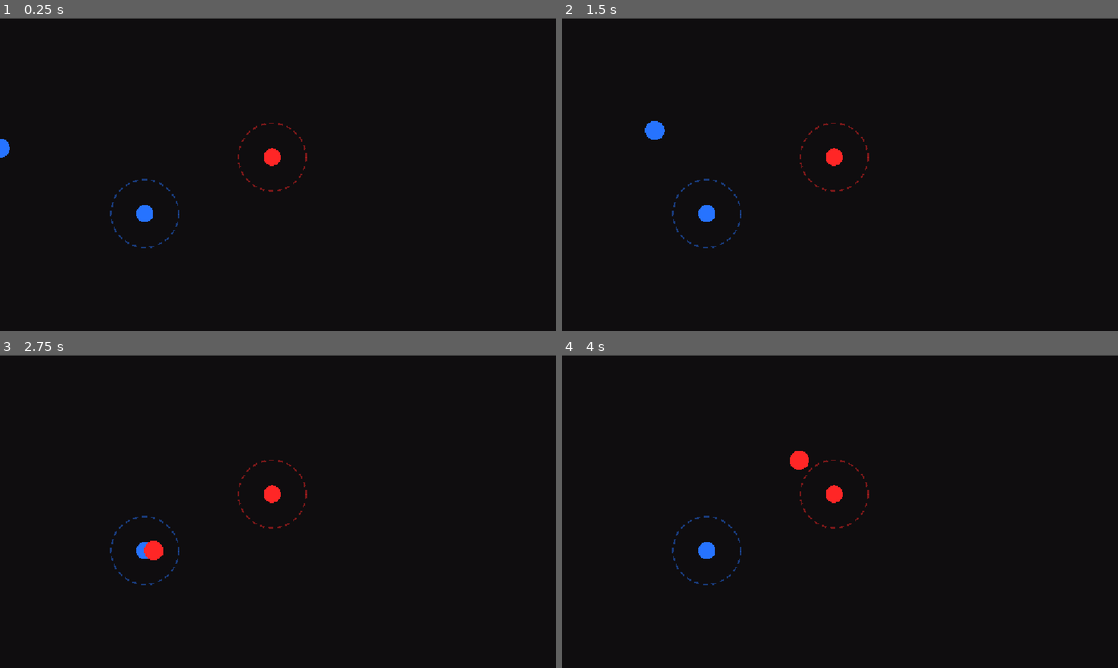
Above: before the commit, frames 1-4 (two rows, left to right).
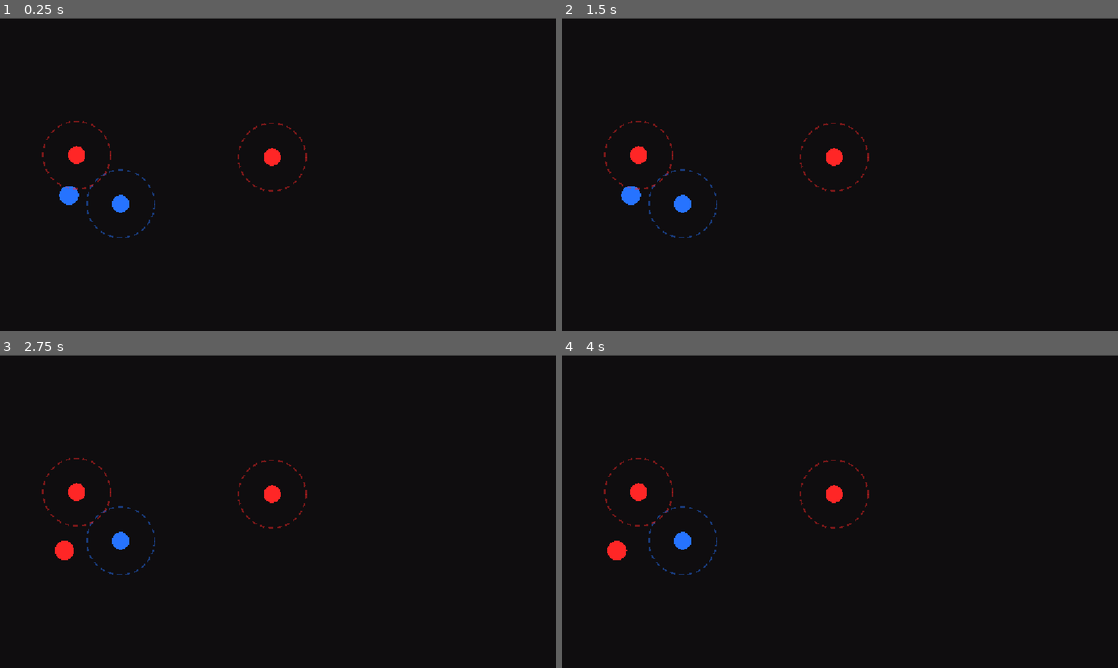
Above: after the commit, the same moments.

Repository: e-neuf/summer-summit-game-jam
Game: Godot game, scene res://levels/Level1.tscn
Two runs of this game, one before a commit and one after it. Both use one fixed random seed, a clock stepped at 60 frames per second and the inputs below. The engine's default icon, where the game draws it, is replaced by a stand-in: a white triangle on a blue panel in a dark square.
Inputs (mouse positions are in pixels of both pictures, inside the frame that each line leads up to):
- Up to frame 1 (0.25 s): no input
- Up to frame 2 (1.5 s): move the mouse to (962, 158) at 0.52 s; press the mouse at (962, 158) at 0.53 s; hold Right (move_right) from 0.53 s (still down); tap W (jump) at 0.77, 0.8, 1.07, 1.35 s; move the mouse to (728, 190) at 1.27 s; release the mouse at (728, 190) at 1.28 s
- Up to frame 3 (2.75 s): tap W (jump) at 1.52, 1.82, 2.3 s; click (166, 527) at 1.55 s; move the mouse to (333, 442) at 2.02 s; release Right (move_right) at 2.03 s; hold Left (move_left) from 2.03 s (still down); tap Space (flip_polarity) at 2.1 s; click (333, 442) at 2.17 s
- Up to frame 4 (4 s): move the mouse to (812, 574) at 2.77 s; release Left (move_left) at 2.78 s; hold Right (move_right) from 2.78 s (still down); click (812, 574) at 2.85 s; tap W (jump) at 3.02, 3.32, 3.77, 3.8 s; move the mouse to (1006, 558) at 3.52 s; press the mouse at (1006, 558) at 3.53 s

The runs differ from the first frame. In frame 1, 0.9% of the frame differs, in the area x 0-33%, y 32-74%; in frame 2, 1.0%; in frame 3, 1.0%; in frame 4, 1.0%, in the area x 7-45%, y 30-74%.

Commit message:
Working on mouse click

Diff:
--- a/Object_Scenes[for duplication]/magentic_poles.tscn
+++ b/Object_Scenes[for duplication]/magentic_poles.tscn
@@ -28,3 +28,5 @@
 
 [connection signal="body_entered" from="." to="." method="_on_body_entered"]
 [connection signal="body_exited" from="." to="." method="_on_body_exited"]
+[connection signal="mouse_entered" from="." to="." method="_on_mouse_entered"]
+[connection signal="mouse_exited" from="." to="." method="_on_mouse_exited"]
--- a/levels/Level1.tscn
+++ b/levels/Level1.tscn
@@ -27,17 +27,23 @@
 script = ExtResource("3_bgmood")
 
 [node name="Magentic Poles" parent="." unique_id=1547105525 instance=ExtResource("2_2j4y6")]
-position = Vector2(300, 405)
+position = Vector2(250, 385)
 
 [node name="Magentic Poles2" parent="." unique_id=955959510 instance=ExtResource("2_2j4y6")]
 position = Vector2(564, 288)
 polarity = -1
 
 [node name="Main Character" parent="." unique_id=273780980 instance=ExtResource("3_ohbkr")]
-position = Vector2(0, 250)
+position = Vector2(143, 367)
 
 [node name="Floor" type="StaticBody2D" parent="." unique_id=29915134]
 position = Vector2(0, 450)
 
 [node name="CollisionShape2D" type="CollisionShape2D" parent="Floor" unique_id=594413981]
 shape = SubResource("RectangleShape2D_ii6ve")
+
+[node name="Magentic Poles3" parent="." unique_id=875573576 instance=ExtResource("2_2j4y6")]
+position = Vector2(159, 284)
+polarity = -1
+
+[connection signal="input_event" from="Magentic Poles" to="Magentic Poles" method="_on_input_event"]
--- a/project.godot
+++ b/project.godot
@@ -14,6 +14,10 @@
 run/main_scene="uid://rid3t6xsrtbw"
 config/features=PackedStringArray("4.7", "GL Compatibility")
 config/icon="res://icon.svg"
+
+[autoload]
+
+Global="*uid://cyxoetowvx7nk"
 
 [display]
 
@@ -45,6 +49,11 @@
 "events": [Object(InputEventKey,"resource_local_to_scene":false,"resource_name":"","device":-1,"window_id":0,"alt_press …(191 unchanged characters)…
 ]
 }
+mouse_click={
+"deadzone": 0.2,
+"events": [Object(InputEventMouseButton,"resource_local_to_scene":false,"resource_name":"","device":-1,"window_id":0,"alt_pressed":false,"shift_pressed":false,"ctrl_pressed":false,"meta_pressed":false,"button_mask":0,"position":Vector2(0, 0),"global_position":Vector2(0, 0),"factor":1.0,"button_index":1,"canceled":false,"pressed":false,"double_click":false,"script":null)
+]
+}
 
 [physics]
 
--- /dev/null
+++ b/scripts/Global.gd
@@ -0,0 +1,6 @@
+extends Node
+##STORES VARIABLES ALL ENTITES CAN ACCESS
+##FOR EASE OF IDK VARIABLE SHARING CUZ I BECAME STUPID
+
+var MC_magnets_in_range:Array=[]
+var MC_attract_magnets_in_range: Array=[]
--- a/scripts/magentic_poles.gd
+++ b/scripts/magentic_poles.gd
@@ -47,6 +47,42 @@
 	if body.has_method("register_magnet"):
 		body.register_magnet(self)
 
+
 func _on_body_exited(body: Node2D) -> void:
 	if body.has_method("unregister_magnet"):
-		body.unregister_magnet(self)
+		body.unregister_magnet(self);
+	if body.has_method("kill_attract_mag"):
+		body.kill_attract_mag(self);
+
+
+
+
+func _on_mouse_entered() -> void:
+	var in_list=false;
+	for m in Global.MC_attract_magnets_in_range:
+		if m==self:
+			in_list=true;
+			pass
+	if in_list:
+		pass # add glow function, i lowkey dont know how to make glow effect
+	##see if self is in the global list
+	##if is, glow?? and set a variable to attractable.
+	## will need a mouse clicked.
+
+
+func _on_mouse_exited() -> void:
+	pass # Replace with function body.
+
+
+
+
+
+
+
+
+
+
+
+func _on_input_event(viewport: Node, event: InputEvent, shape_idx: int) -> void:
+	if event.is_action_pressed("mouse_click"):
+		print("help")
--- a/scripts/main_character.gd
+++ b/scripts/main_character.gd
@@ -17,14 +17,18 @@
 
 var polarity: int = 1
 var flip_cooldown: float = 0.0
-var magnets_in_range: Array = []
+var magnets_in_range=Global.MC_magnets_in_range
+var attract_mag_in_range=Global.MC_attract_magnets_in_range
 
 func register_magnet(m) -> void:
 	magnets_in_range.append(m)
 
 func unregister_magnet(m) -> void:
 	magnets_in_range.erase(m)
-
+func add_attract_mag(m)-> void:
+	attract_mag_in_range.append(m)
+func kill_attract_mag(m)-> void:
+	attract_mag_in_range.erase(m)
 func _get_color() -> Color:
 	return POSITIVE_COLOR if polarity > 0 else NEGATIVE_COLOR
 
@@ -52,45 +56,64 @@
 
 	var nearest = null
 	var nearest_dist = INF
-	for m in magnets_in_range:
-		if not is_instance_valid(m):
+	# program that if they are all in range, and they repell you, otherwise you can click on them to attract to them.
+	for mag in magnets_in_range:
+		if not is_instance_valid(mag):
 			continue
-		var d = global_position.distance_to(m.global_position)
-		if d < nearest_dist:
-			nearest = m
-			nearest_dist = d
+		else:
+			var interaction= 0
+			interaction= -(mag.polarity * polarity)
+			if(interaction==-1):
+				var away = global_position - mag.global_position
+				var d = max(away.length(), 1.0)
+				var target_vel = (away / d) * REPEL_SPEED
+				velocity = velocity.lerp(target_vel, HOMING_RESPONSE)
+				#program a stop condition
+			else:
+				add_attract_mag(mag)
 
-	var interaction = 0
-	if nearest:
-		interaction = -(nearest.polarity * polarity)  #+1 attract, -1 repel
-		print(interaction);
-		print(nearest.polarity);
-		var passed: bool = (nearest.kind == nearest.Kind.POST or nearest.kind == nearest.Kind.GOAL) and global_position.x > nearest.global_position.x + PASSED_MARGIN
-		if interaction == 1 and passed:
-			interaction = 0
+	#when the player clicks on the attract,you can get them to run the attract function, which is what manjari coded.
 
-	var input_dir := Input.get_axis("move_left", "move_right")
-	if input_dir != 0.0:
-		velocity.x = move_toward(velocity.x, input_dir * MAX_SPEED, ACCEL * delta)
-	elif is_on_floor():
-		velocity.x = move_toward(velocity.x, 0.0, ACCEL * delta)
-
-	if is_on_floor() and Input.is_action_just_pressed("jump"):
-		velocity.y = JUMP_VELOCITY
-
-	if nearest and interaction == 1:
-		var target = nearest.global_position + Vector2(HOMING_LEAD, 0)
-		var to_target = target - global_position
-		var dist = max(to_target.length(), 1.0)
-		var target_vel = (to_target / dist) * HOMING_SPEED
-		velocity = velocity.lerp(target_vel, HOMING_RESPONSE)
-	elif nearest and interaction == -1:
-		var away = global_position - nearest.global_position
-		var d = max(away.length(), 1.0)
-		var target_vel = (away / d) * REPEL_SPEED
-		velocity = velocity.lerp(target_vel, HOMING_RESPONSE)
-	else:
-		velocity.y += GRAVITY * delta
+				#most likely means it is 1 -> should glow
+	#for m in magnets_in_range:
+		#if not is_instance_valid(m):
+			#continue
+		#var d = global_position.distance_to(m.global_position)
+		#if d < nearest_dist:
+			#nearest = m
+			#nearest_dist = d
+#
+	#var interaction = 0
+	#if nearest:
+		#interaction = -(nearest.polarity * polarity)  #+1 attract, -1 repel
+		#print(interaction);
+		#print(nearest.polarity);
+		#var passed: bool = (nearest.kind == nearest.Kind.POST or nearest.kind == nearest.Kind.GOAL) and global_position.x > nearest.global_position.x + PASSED_MARGIN
+		#if interaction == 1 and passed:
+			#interaction = 0
+#
+	#var input_dir := Input.get_axis("move_left", "move_right")
+	#if input_dir != 0.0:
+		#velocity.x = move_toward(velocity.x, input_dir * MAX_SPEED, ACCEL * delta)
+	#elif is_on_floor():
+		#velocity.x = move_toward(velocity.x, 0.0, ACCEL * delta)
+#
+	#if is_on_floor() and Input.is_action_just_pressed("jump"):
+		#velocity.y = JUMP_VELOCITY
+#
+	#if nearest and interaction == 1:
+		#var target = nearest.global_position + Vector2(HOMING_LEAD, 0)
+		#var to_target = target - global_position
+		#var dist = max(to_target.length(), 1.0)
+		#var target_vel = (to_target / dist) * HOMING_SPEED
+		#velocity = velocity.lerp(target_vel, HOMING_RESPONSE)
+	#elif nearest and interaction == -1:
+		#var away = global_position - nearest.global_position
+		#var d = max(away.length(), 1.0)
+		#var target_vel = (away / d) * REPEL_SPEED
+		#velocity = velocity.lerp(target_vel, HOMING_RESPONSE)
+	#else:
+		#velocity.y += GRAVITY * delta
 
 	move_and_slide()
 
Not shown, added: scripts/Global.gd.uid
